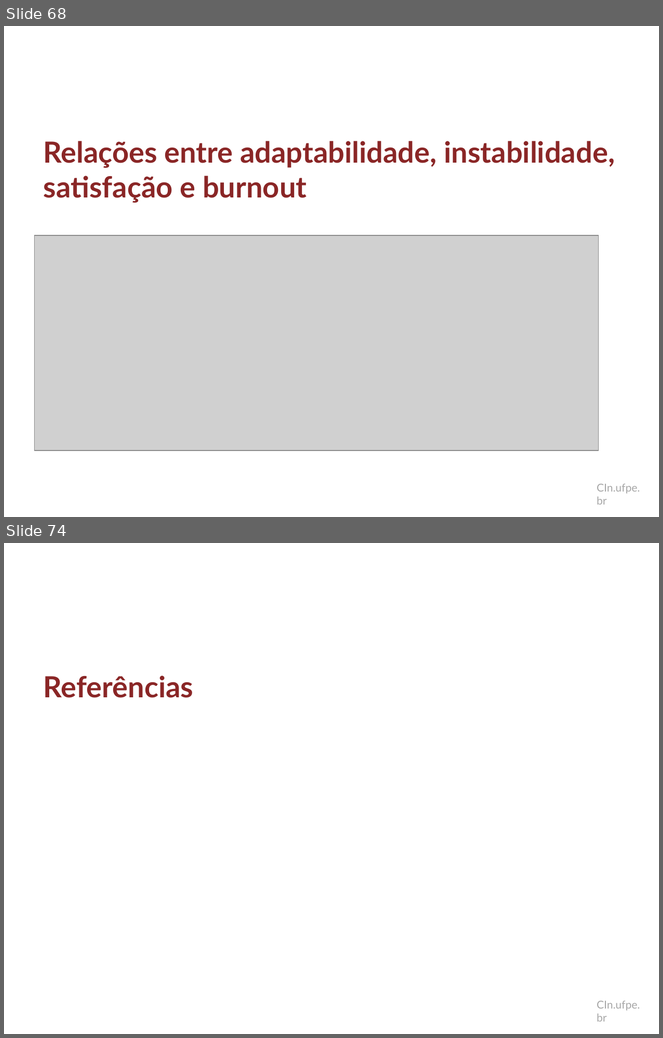
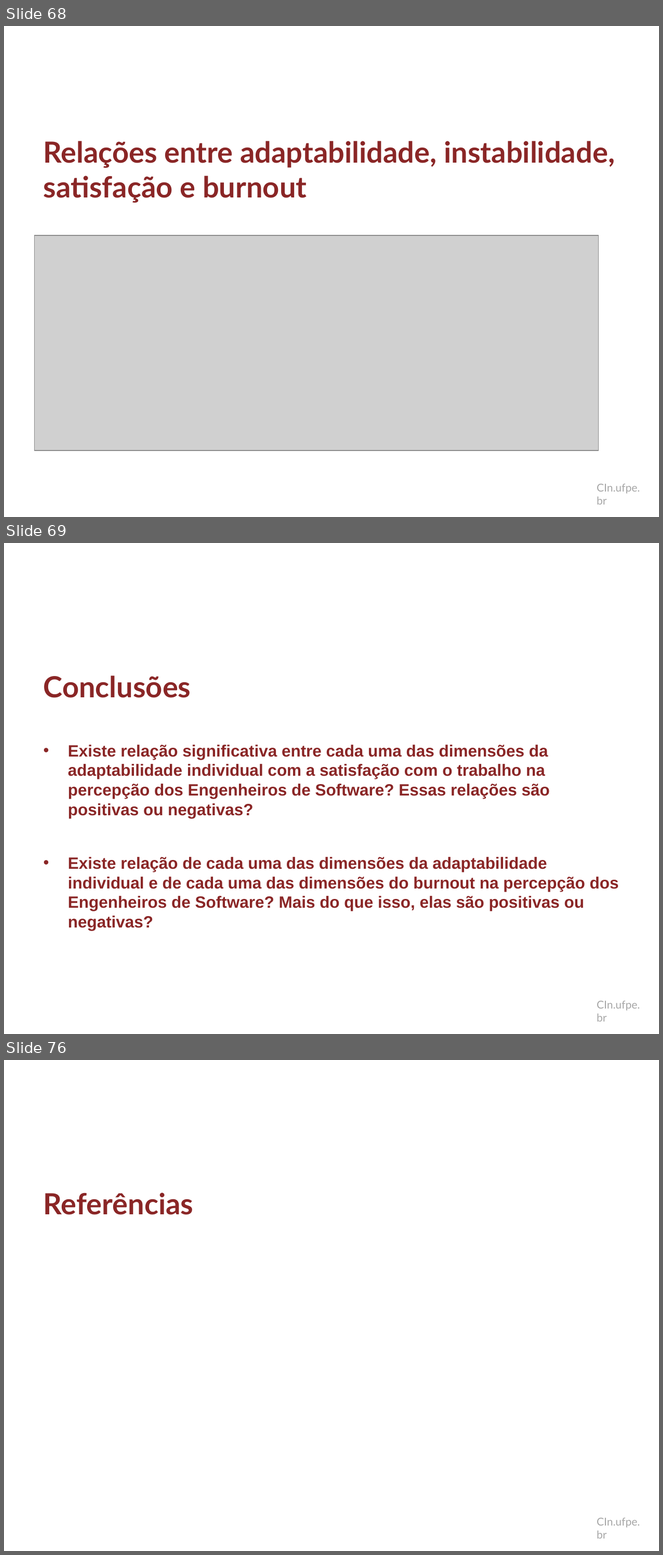
Before and after one commit to dan1lo/doutoradoR, a slide deck: apresentacao doutorado.pptx. Shown one above the other, each under a label of ours: slides 68 and 74 before the commit, slides 68, 69 and 76 after it; the slides between them are not shown. The pictures are 663x1038 and 663x1555 pixels, drawn with LibreOffice and Linux fonts; fonts in the diff are those of the drawing; grey boxes stand for pictures; background and template pictures are left out. Boxes give left, top, right and bottom in pixels: in the first picture for what was removed or moved away, otherwise in the second. Text is boxed around its words. In the diff, an @@ line names an element or a change of style, - is before the commit and + after.

Commit message:
atualizar apresentacao
conclusao e trabalhos fulturos

```diff
--- a/apresentacao doutorado.pptx
+++ b/apresentacao doutorado.pptx
@@ slide 69 added at bbox=[4, 543, 659, 1034], background #FFFFFF; not listed: 1 template element that a slide beside it also shows @@
@@ title added at bbox=[44, 676, 191, 698], 32 pt, text #8A2626, bold @@
+Conclusões
@@ text added at bbox=[68, 745, 619, 931], 18 pt, text #8A2626, bold @@
+• Existe relação significativa entre cada uma das dimensões da adaptabilidade individual com a satisfação com o trabalho na percepção dos Engenheiros de Software? Essas relações são positivas ou negativas?
+• Existe relação de cada uma das dimensões da adaptabilidade individual e de cada uma das dimensões do burnout na percepção dos Engenheiros de Software? Mais do que isso, elas são positivas ou negativas?
@@ what was slide 74 is now slide 76 @@
```
Also in this commit, not shown: 1 slide changed, 6 other slides added, 5 slides removed.
